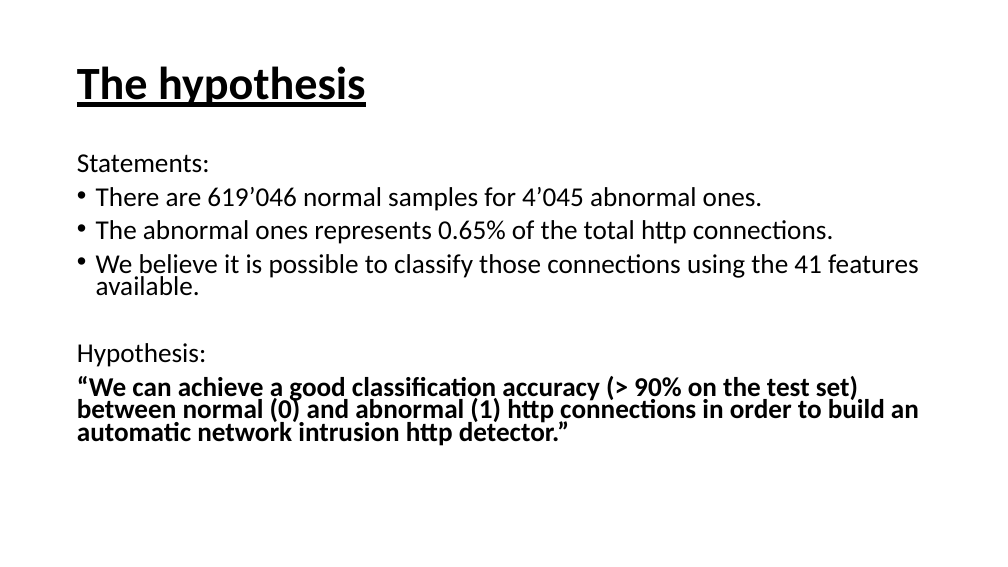
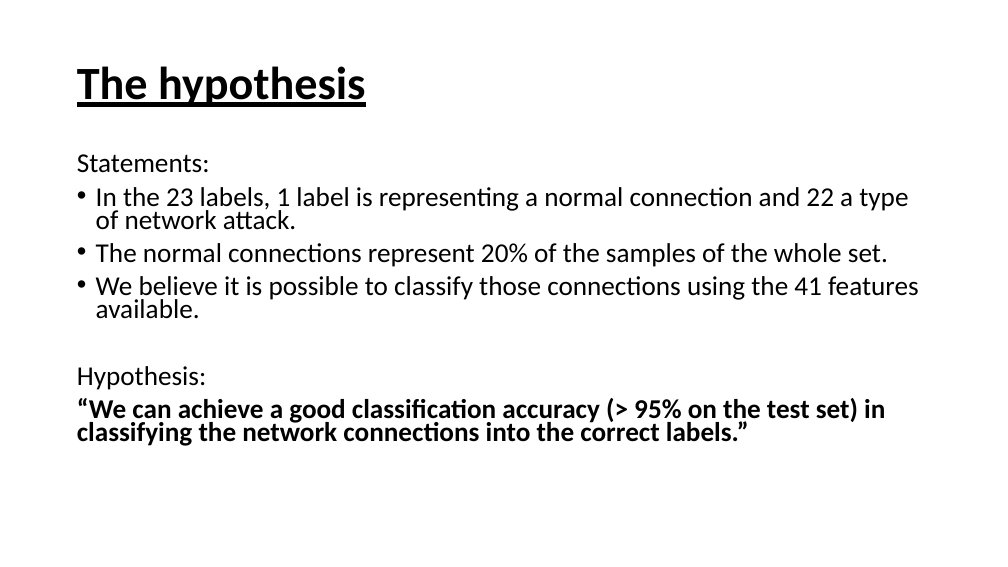
Before and after one commit to gatrikh/project_m05, a slide deck: slide 3 of docs/Presentation.pptx (slide 4 before the commit). Drawn at 1008x567 pixels with LibreOffice and Linux fonts; fonts in the diff are those of the drawing. Boxes give left, top, right and bottom in pixels: in the first picture for what was removed or moved away, otherwise in the second. Text is boxed around its words. In the diff, an @@ line names an element or a change of style, - is before the commit and + after.

```diff
--- a/docs/Presentation.pptx
+++ b/docs/Presentation.pptx
@@ text at box(96, 187, 908, 267): text changed @@
-• There are 619’046 normal samples for 4’045 abnormal ones.
-• The abnormal ones represents 0.65% of the total http connections.
+• In the 23 labels, 1 label is representing a normal connection and 22 a type of network attack.
+• The normal connections represent 20% of the samples of the whole set.
@@ text at box(77, 398, 885, 446): text changed @@
-“We can achieve a good classification accuracy (> 90% on the test set) between normal (0) and abnormal (1) http connections in order to build an automatic network intrusion http detector.”
+“We can achieve a good classification accuracy (> 95% on the test set) in classifying the network connections into the correct labels.”
```
Also in this commit, not shown: 3 other slides changed, 2 slides added, 2 slides removed, 2 other files.
